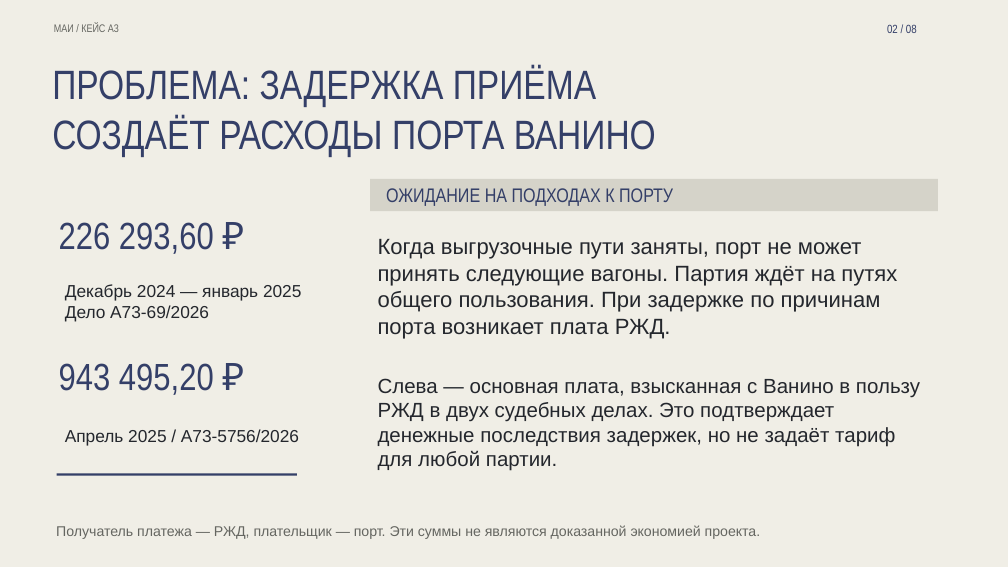
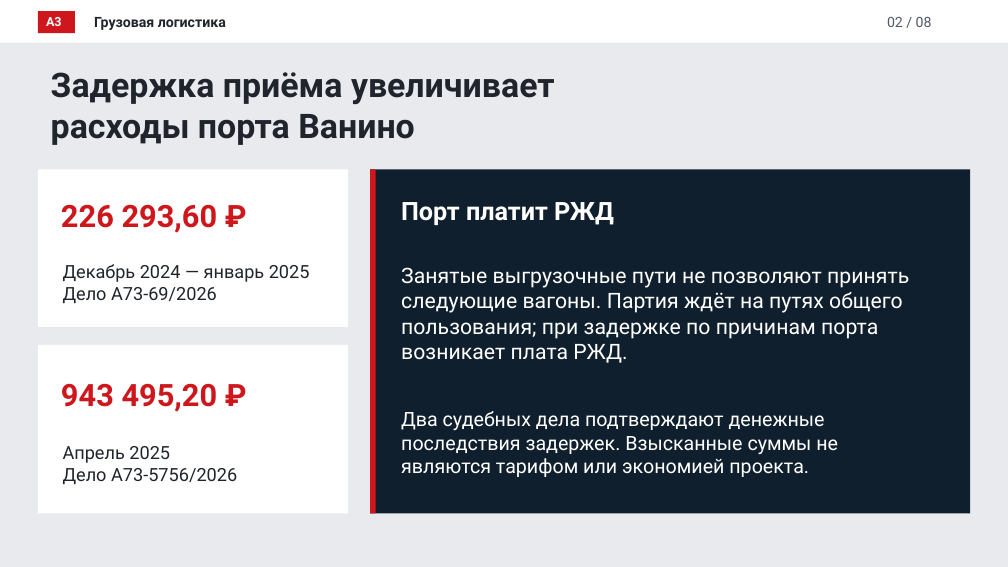
Before and after one commit to iszenzi/case-championship-hackathon-3-case, a slide deck: slide 2 of presentation/Vanino_Object_Motion.pptx. Drawn at 1008x567 pixels with LibreOffice and Linux fonts; fonts in the diff are those of the drawing. Boxes give left, top, right and bottom in pixels: in the first picture for what was removed or moved away, otherwise in the second. Text is boxed around its words. In the diff, an @@ line names an element or a change of style, - is before the commit and + after.

```diff
--- a/presentation/Vanino_Object_Motion.pptx
+++ b/presentation/Vanino_Object_Motion.pptx
@@ background #F0EEE6 to #E9EAED @@
@@ rectangle added at (0, 0, 1008, 42), fill #FFFFFF @@
@@ rectangle added at (38, 11, 75, 33), fill #CD171C @@
@@ text added at (46, 17, 62, 26), 12 pt, text #FFFFFF, bold @@
+А3
@@ text removed at (54, 24, 119, 32) @@
-МАИ / КЕЙС A3
@@ text added at (94, 17, 226, 30), 13.5 pt, text #20252D, bold @@
+Грузовая логистика
@@ text "02 / 08": place and size @@
-text "02 / 08" at (887, 24, 917, 33)
+text "02 / 08" at (887, 17, 932, 27)
@@ text "02 / 08" at (887, 17, 932, 27): size 11.2 to 13.5 pt, font Arial Narrow to Roboto, text colour #343F68 to #505966 @@
@@ text at (51, 72, 555, 145): text changed; size 39 to 32.2 pt; font Arial Narrow to Roboto; text colour #343F68 to #20252D; bold on @@
-СОЗДАЁТ РАСХОДЫ ПОРТА ВАНИНО
+Задержка приёма увеличивает
+расходы порта Ванино
@@ text removed at (52, 65, 596, 106) @@
-ПРОБЛЕМА: ЗАДЕРЖКА ПРИЁМА
@@ rectangle added at (38, 169, 348, 327), fill #FFFFFF @@
@@ rectangle removed at (371, 178, 938, 211) @@
@@ rectangle added at (371, 169, 971, 513), fill #101F2E @@
@@ rectangle added at (371, 169, 376, 513), fill #CD171C @@
@@ text "226 293,60 ₽": place and size @@
-text "226 293,60 ₽" at (59, 222, 214, 254)
+text "226 293,60 ₽" at (61, 204, 218, 233)
@@ text "226 293,60 ₽" at (61, 204, 218, 233): size 36 to 29.2 pt, font Arial Narrow to Roboto, text colour #343F68 to #CD171C, bold on @@
@@ text removed at (386, 188, 673, 206) @@
-ОЖИДАНИЕ НА ПОДХОДАХ К ПОРТУ
@@ text added at (401, 202, 614, 225), 24 pt, text #FFFFFF, bold @@
+Порт платит РЖД
@@ text "Декабрь 2024 — январь 2025": place and size @@
-text "Декабрь 2024 — январь 2025" at (65, 284, 301, 322)
+text "Декабрь 2024 — январь 2025" at (63, 264, 310, 303)
@@ text "Декабрь 2024 — январь 2025" at (63, 264, 310, 303): size 16.5 to 17.2 pt, font Arial to Roboto, text colour #24272D to #20252D @@
@@ text at (401, 267, 909, 363): text changed; size 21 to 20.2 pt; font Arial to Roboto; text colour #24272D to #FFFFFF @@
-Когда выгрузочные пути заняты, порт не может принять следующие вагоны. Партия ждёт на путях общего пользования. При задержке по причинам порта возникает плата РЖД.
+Занятые выгрузочные пути не позволяют принять следующие вагоны. Партия ждёт на путях общего пользования; при задержке по причинам порта возникает плата РЖД.
@@ rectangle added at (38, 345, 348, 513), fill #FFFFFF @@
@@ text "943 495,20 ₽" at (61, 383, 218, 412): size 36 to 29.2 pt, font Arial Narrow to Roboto, text colour #343F68 to #CD171C, bold on @@
@@ text "943 495,20 ₽": place and size @@
-text "943 495,20 ₽" at (59, 363, 214, 395)
+text "943 495,20 ₽" at (61, 383, 218, 412)
@@ text removed at (378, 378, 920, 471) @@
-Слева — основная плата, взысканная с Ванино в пользу РЖД в двух судебных делах. Это подтверждает денежные последствия задержек, но не задаёт тариф для любой партии.
@@ text added at (401, 411, 838, 477), 18.8 pt, text #FFFFFF @@
+Два судебных дела подтверждают денежные последствия задержек. Взысканные суммы не являются тарифом или экономией проекта.
@@ text at (63, 446, 237, 484): text changed; size 16.5 to 17.2 pt; font Arial to Roboto; text colour #24272D to #20252D @@
-Апрель 2025 / А73-5756/2026
+Апрель 2025
+Дело А73-5756/2026
@@ rectangle removed at (57, 473, 297, 476) @@
@@ text removed at (56, 525, 761, 539) @@
-Получатель платежа — РЖД, плательщик — порт. Эти суммы не являются доказанной экономией проекта.
```
Also in this commit, not shown: 6 other slides changed, 1 slide added, 1 slide removed, 12 other files.
